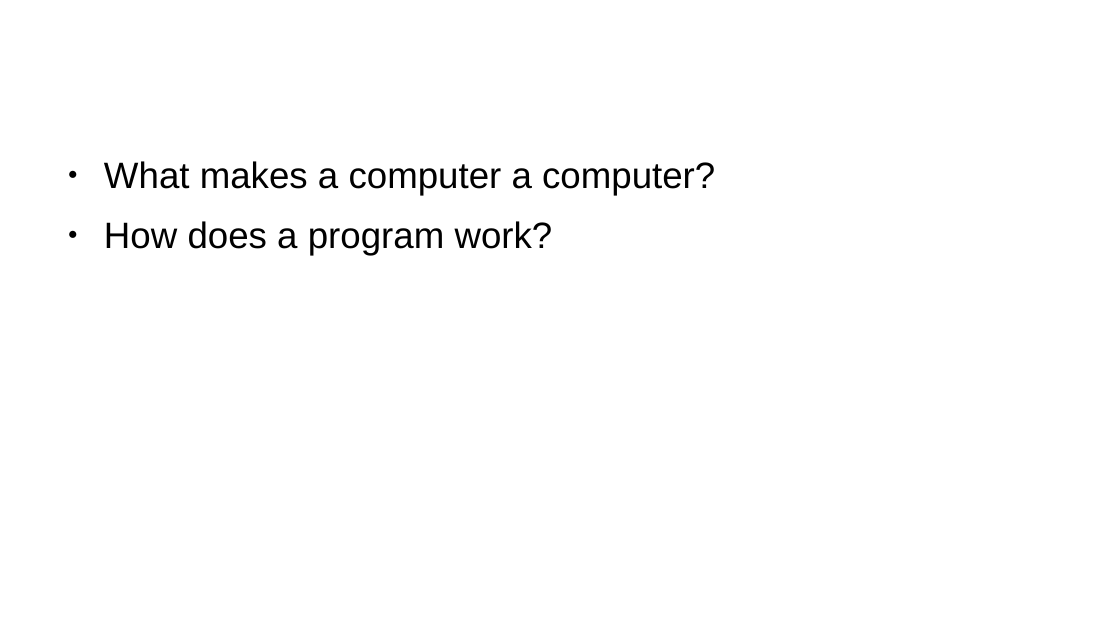
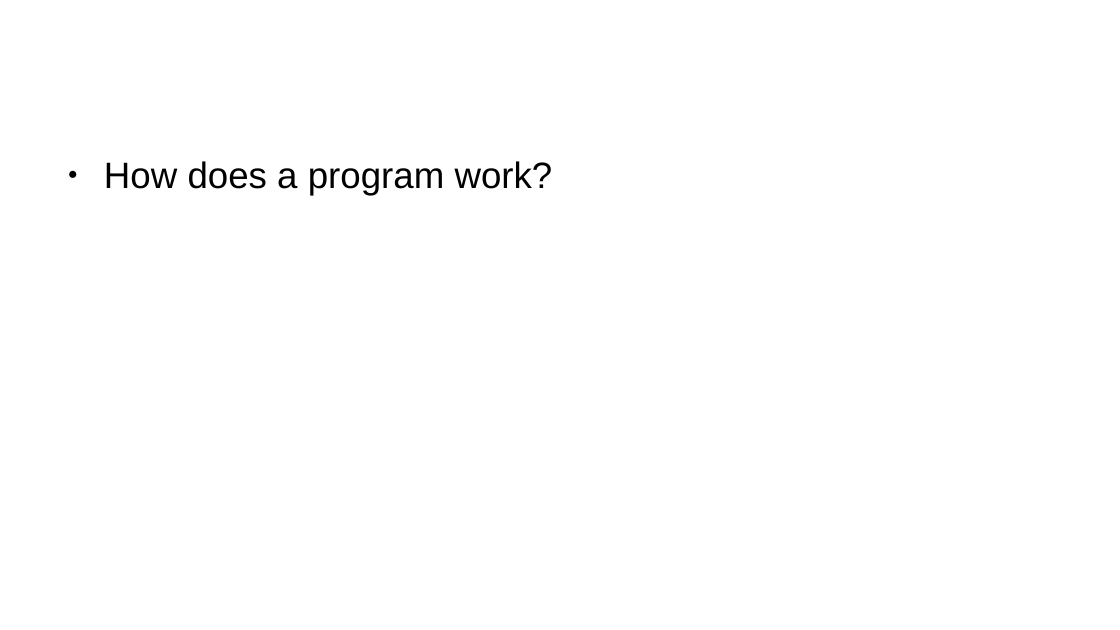
Before and after one commit to nayevaz/programming_introduction, a slide deck: slide 7 of week1/week1.odp. Drawn at 1120x630 pixels with LibreOffice and Linux fonts; fonts in the diff are those of the drawing; background and template pictures are left out. Boxes give left, top, right and bottom in pixels: in the first picture for what was removed or moved away, otherwise in the second. Text is boxed around its words. In the diff, an @@ line names an element or a change of style, - is before the commit and + after.

```diff
--- a/week1/week1.odp
+++ b/week1/week1.odp
@@ text at [104,161,715,195]: paragraph removed @@
-● What makes a computer a computer?
```
Also in this commit, not shown: 2 other slides changed, 2 other files.
